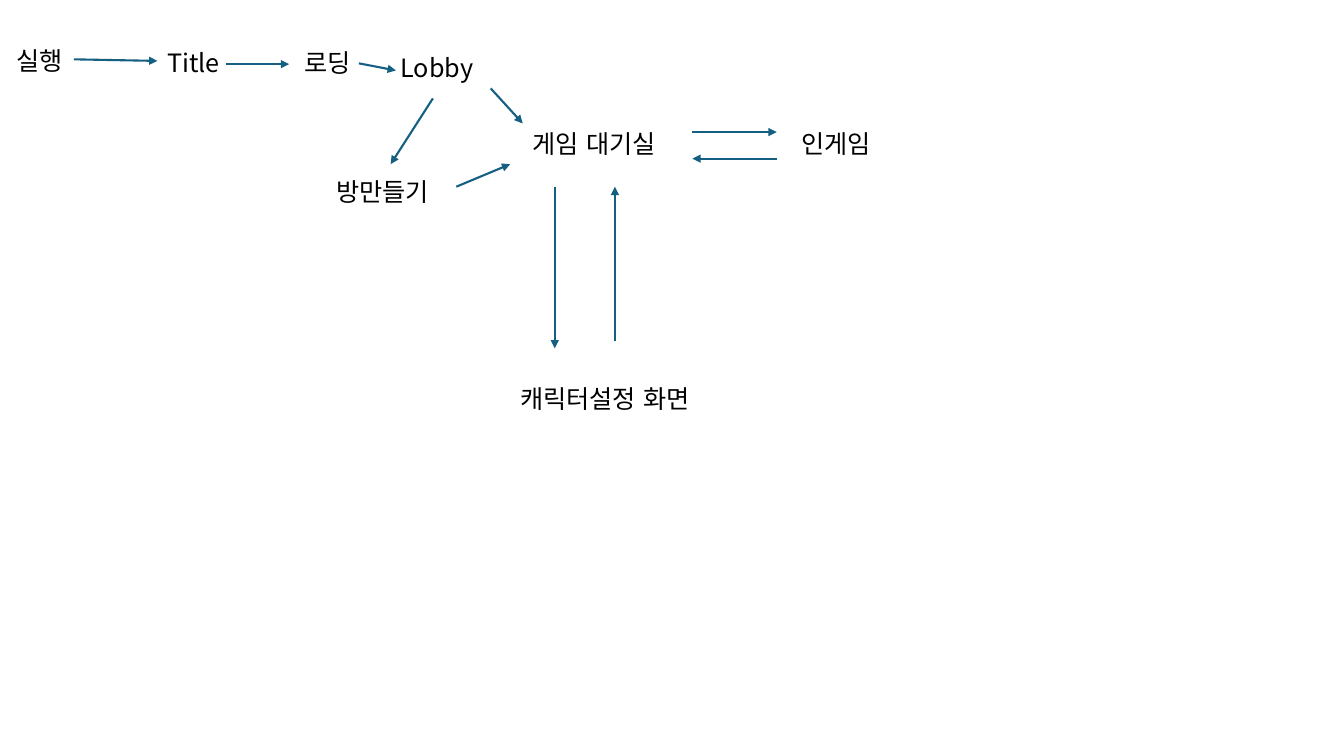
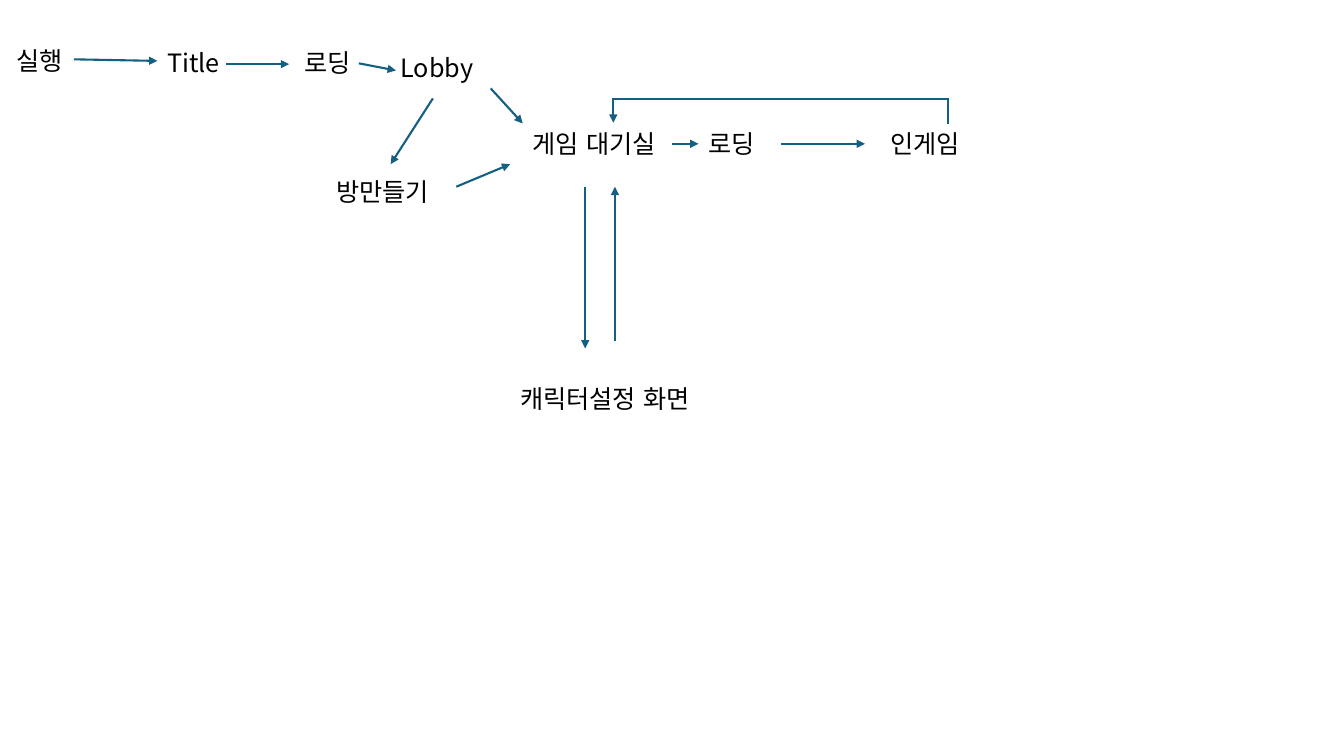
Before and after one commit to ath331/T_Survivor, a slide deck: slide 1 of Share/0. 진행 플로우/게임 플로우.pptx. Drawn at 1344x756 pixels with LibreOffice and Linux fonts; fonts in the diff are those of the drawing. Boxes give left, top, right and bottom in pixels: in the first picture for what was removed or moved away, otherwise in the second. Text is boxed around its words. In the diff, an @@ line names an element or a change of style, - is before the commit and + after.

```diff
--- a/Share/0. 진행 플로우/게임 플로우.pptx
+++ b/Share/0. 진행 플로우/게임 플로우.pptx
@@ elbow arrow added from (948, 124) to (613, 123), #156082 1.5 pt @@
@@ arrow moved from (777, 158) - (693, 158) to (673, 144) - (699, 144) @@
@@ text added at (708,132,754,155), 18 pt, text #000000 @@
+로딩
@@ arrow moved from (693, 132) - (777, 132) to (780, 144) - (865, 144) @@
@@ text "인게임": place and size @@
-text "인게임" at (801,132,871,155)
+text "인게임" at (891,132,961,155)
@@ arrow moved from (555, 187) - (555, 349) to (586, 187) - (586, 349) @@
```
Also in this commit, not shown: 1 other file.
